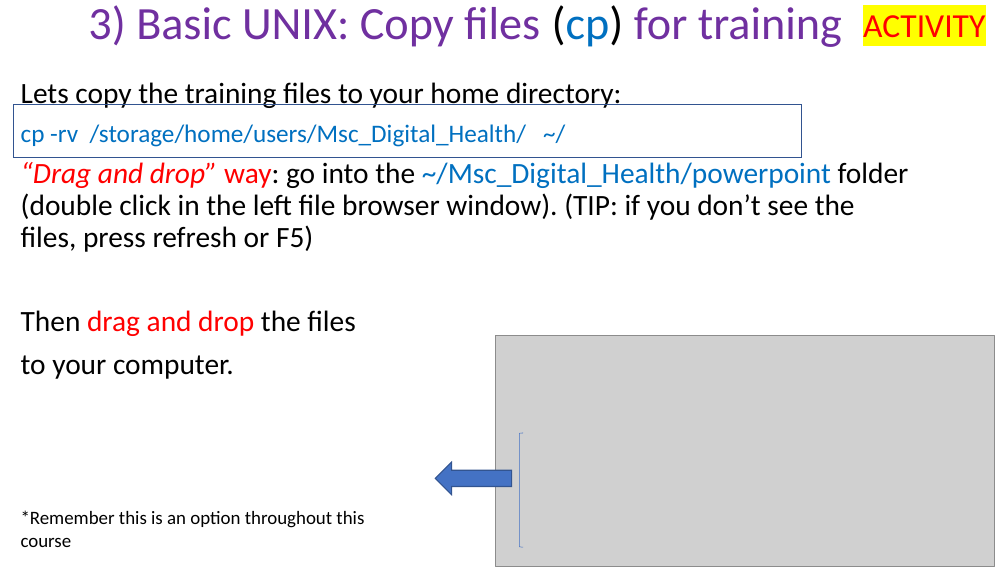
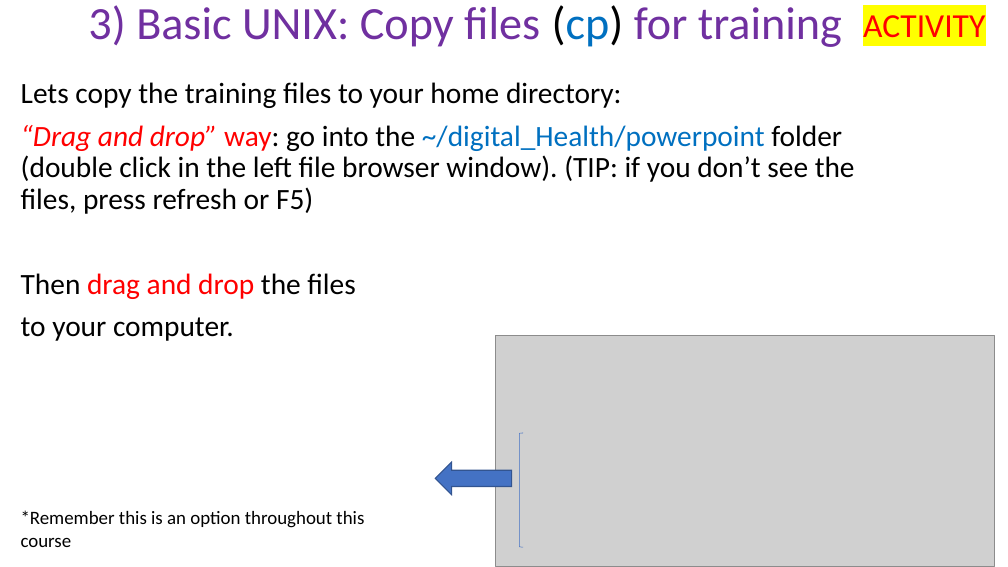
Before and after one commit to peterthorpe5/Msc_Digital_Health, a slide deck: slide 7 of powerpoint/3_basic_UNIX.pptx. Drawn at 1008x567 pixels with LibreOffice and Linux fonts; fonts in the diff are those of the drawing; grey boxes stand for pictures. Boxes give left, top, right and bottom in pixels: in the first picture for what was removed or moved away, otherwise in the second. Text is boxed around its words. In the diff, an @@ line names an element or a change of style, - is before the commit and + after.

```diff
--- a/powerpoint/3_basic_UNIX.pptx
+++ b/powerpoint/3_basic_UNIX.pptx
@@ rectangle removed at (x1=13, y1=104, x2=802, y2=157) @@
@@ text at (x1=21, y1=125, x2=855, y2=214): text changed @@
-cp -rv /storage/home/users/Msc_Digital_Health/ ~/
-“Drag and drop” way: go into the ~/Msc_Digital_Health/powerpoint folder (double click in the left file browser window). (TIP: if you don’t see the files, press refresh or F5)
+“Drag and drop” way: go into the ~/digital_Health/powerpoint folder (double click in the left file browser window). (TIP: if you don’t see the files, press refresh or F5)
```
Also in this commit, not shown: 1 other slide changed, 4 other files.
